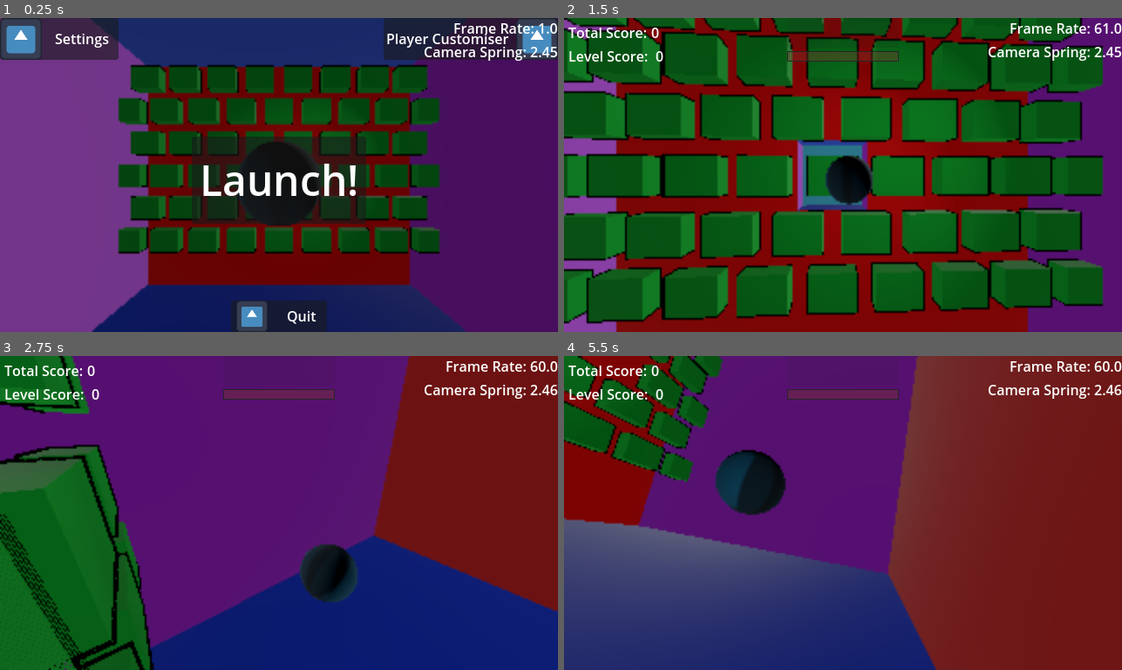
Above: before the commit, frames 1-4 (two rows, left to right).
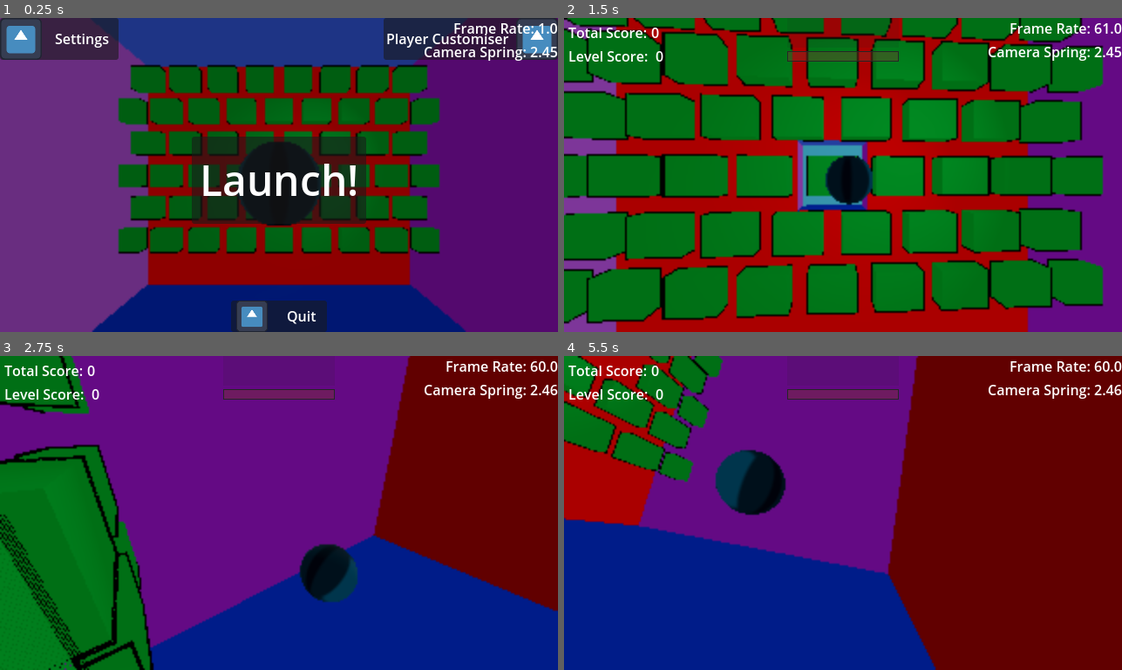
Above: after the commit, the same moments.

Repository: Mangochicken13/MangoPirateJam16
Game: Godot game, scene res://main.tscn
Same seed, same stepped clock (60 frames per second), same inputs: the game is played once before the commit and once after it. The engine's default icon, where the game draws it, is replaced by a stand-in: a white triangle on a blue panel in a dark square.
Inputs (mouse positions are in pixels of both pictures, inside the frame that each line leads up to):
- Up to frame 1 (0.25 s): no input
- Up to frame 2 (1.5 s): click "Launch!" at 0.5 s; tap Enter at 1.25 s; move the mouse to (965, 159) at 1.27 s; hold D (turn_right) from 1.28 s (still down); tap Q at 1.35 s
- Up to frame 3 (2.75 s): move the mouse to (167, 528) at 2.02 s; release D (turn_right) at 2.03 s; hold W (turn_down) from 2.03 s (still down); tap Q at 2.1 s
- Up to frame 4 (5.5 s): move the mouse to (898, 443) at 2.77 s; release W (turn_down) at 2.78 s; hold D (turn_right) 2.78-3.53 s; tap Q every 0.75 s from 2.85 to 5.1 s; move the mouse to (815, 575) at 3.52 s; hold S (turn_up) 3.53-4.28 s; move the mouse to (1010, 560) at 4.27 s; hold A (turn_left) from 4.28 s (still down); move the mouse to (675, 465) at 5.02 s

The runs differ from the first frame. In frame 1, 30% of the frame differs, in the area x 21-84%, y 0-100%; in frame 2, 58%, in the area x 0-97%, y 0-100%; in frame 3, 10%; in frame 4, 57%.

Commit message:
Name debug UI script

Diff:
--- a/you-are-the-weapon/UI/Debug/debug_ui.gd
+++ b/you-are-the-weapon/UI/Debug/debug_ui.gd
@@ -1,4 +1,5 @@
 extends Control
+class_name DebugUI
 
 @export var frame_rate_label: Label
 @export var camera_spring_label: Label
--- a/you-are-the-weapon/main.gd
+++ b/you-are-the-weapon/main.gd
@@ -4,6 +4,7 @@
 @export var menu_ui: Menu
 @export var player_ui: PlayerUI
 @export var win_ui: WinScreen
+@export var debug_ui: DebugUI
 
 @export var player: Ball
 
@@ -23,7 +24,7 @@
 	#SignalBus.level_exited.connect(_on_level_exited)
 	#SignalBus.restart_game.connect(_on_restart_game)
 
-	get_levels(self)
+	levels_in_scene = get_levels(self)
 
 	get_tree().paused = true
 
@@ -33,13 +34,8 @@
 			if event.physical_keycode == KEY_Q:
 				current_level.complete_win_condition()
 
-func get_levels(node: Node):
-	for i in node.get_child_count():
-		var child = node.get_child(i)
-		if child.get_child_count() > 0:
-			get_levels(child)
-		if child is Level:
-			levels_in_scene += 1
+func get_levels(p_parent: Node) -> int:
+	return Utils.get_children_of_type(p_parent, Level)
 
 func _start_game():
 	get_tree().paused = false
--- a/you-are-the-weapon/main.tscn
+++ b/you-are-the-weapon/main.tscn
@@ -9,6 +9,11 @@
 [ext_resource type="PackedScene" uid="uid://bdhc4jew8px57" path="res://Components/Levels/level_1_dev.tscn" id="5_m4v8k"]
 [ext_resource type="PackedScene" uid="uid://dh17uwlnhjgw0" path="res://Components/Levels/level_2_dev.tscn" id="6_620i0"]
 [ext_resource type="PackedScene" uid="uid://tql1shvc5wn" path="res://Components/Levels/level_3_dev.tscn" id="8_0ycsd"]
+
+[sub_resource type="Environment" id="Environment_kek77"]
+ambient_light_source = 2
+ambient_light_color = Color(1, 1, 1, 1)
+ambient_light_energy = 0.4
 
 [node name="Main" type="Node" node_paths=PackedStringArray("menu_ui", "player_ui", "win_ui", "player")]
 process_mode = 3
@@ -33,16 +38,6 @@
 [node name="Game" type="Node" parent="."]
 process_mode = 1
 
-[node name="DirectionalLight3D" type="DirectionalLight3D" parent="Game"]
-transform = Transform3D(0.563103, -0.456679, -0.688737, 0.0111684, 0.837562, -0.546228, 0.826311, 0.299891, 0.476734, 0, 0, 0)
-light_energy = 0.4
-directional_shadow_mode = 0
-
-[node name="DirectionalLight3D2" type="DirectionalLight3D" parent="Game"]
-transform = Transform3D(-0.443766, -0.618998, 0.648007, -0.585843, 0.747577, 0.312916, -0.678129, -0.240769, -0.694385, 0, 0, 0)
-light_energy = 0.7
-directional_shadow_mode = 0
-
 [node name="Ball" parent="Game" instance=ExtResource("3_dowce")]
 
 [node name="Level" parent="Game" instance=ExtResource("5_m4v8k")]
@@ -52,3 +47,6 @@
 
 [node name="Level3" parent="Game" instance=ExtResource("8_0ycsd")]
 transform = Transform3D(1, 0, 0, 0, 1, 0, 0, 0, 1, 0, 0, -153)
+
+[node name="WorldEnvironment" type="WorldEnvironment" parent="."]
+environment = SubResource("Environment_kek77")
Not shown: 1 places in you-are-the-weapon/main.tscn that only renumber resources
